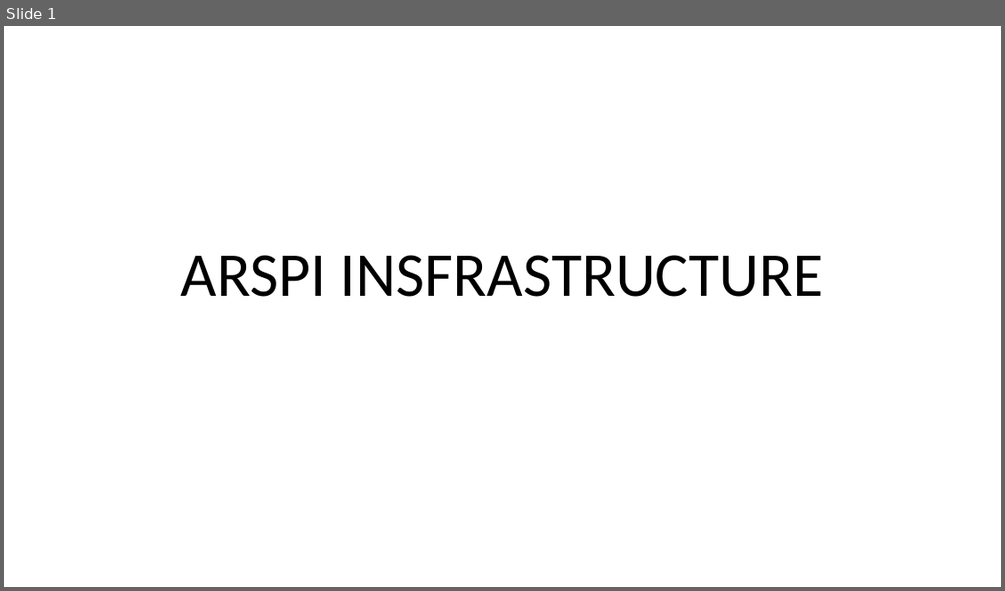
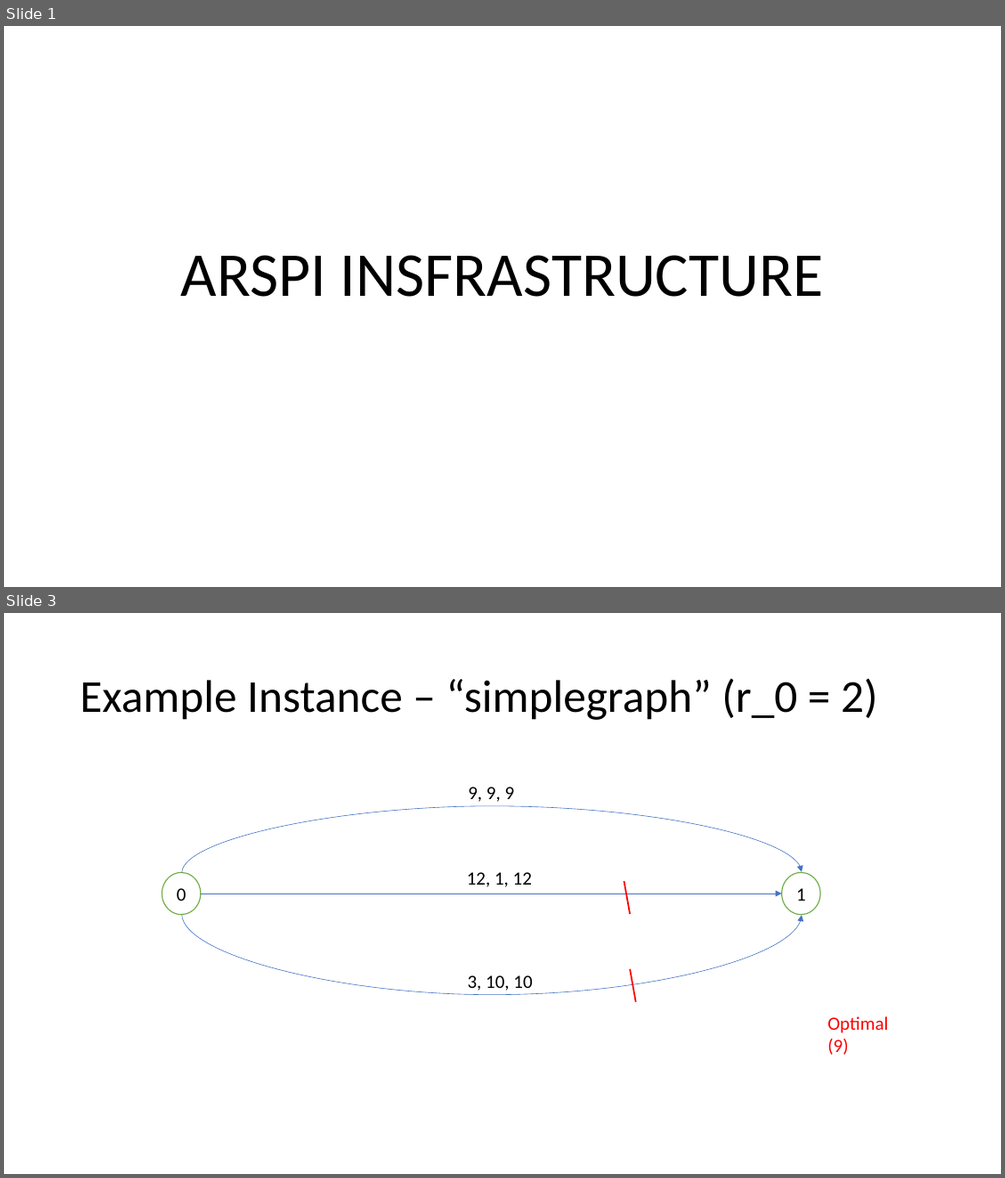
Before and after one commit to lucawrabetz/ARSPI, a slide deck: arspi_infrastructure.pptx. Shown one above the other, each under a label of ours: slide 1 before the commit, slides 1 and 3 after it; the slides between them are not shown. The pictures are 1005x591 and 1005x1178 pixels, drawn with LibreOffice and Linux fonts; fonts in the diff are those of the drawing. Boxes give left, top, right and bottom in pixels: in the first picture for what was removed or moved away, otherwise in the second. Text is boxed around its words. In the diff, an @@ line names an element or a change of style, - is before the commit and + after.

Commit message:
added simplegraph1.txt, simple equivalent version, MIP still working

```diff
--- a/arspi_infrastructure.pptx
+++ b/arspi_infrastructure.pptx
@@ slide 3 added at (4, 613, 1001, 1174), background #FFFFFF @@
@@ title added at (80, 678, 878, 720), 44 pt, text #000000 @@
+Example Instance – “simplegraph” (r_0 = 2)
@@ text added at (468, 787, 515, 802), 18 pt, text #000000 @@
+9, 9, 9
@@ curved arrow added from (182, 873) to (802, 872), #4472C4 0.5 pt @@
@@ ellipse added at (162, 873, 201, 915), fill #FFFFFF, outline #70AD47 1 pt, 18 pt, text #000000 @@
+0
@@ text added at (467, 872, 532, 887), 18 pt, text #000000 @@
+12, 1, 12
@@ ellipse added at (782, 873, 821, 915), fill #FFFFFF, outline #70AD47 1 pt, 18 pt, text #000000 @@
+1
@@ arrow added from (201, 893) to (782, 893), #4472C4 0.5 pt @@
@@ line added from (624, 881) to (630, 914), #FF0000 1.5 pt @@
@@ curved arrow added from (182, 914) to (802, 915), #4472C4 0.5 pt @@
@@ text added at (468, 975, 532, 994), 18 pt, text #000000 @@
+3, 10, 10
@@ line added from (630, 969) to (636, 1002), #FF0000 1.5 pt @@
@@ text added at (827, 1016, 888, 1054), 18 pt, text #FF0000 @@
+Optimal (9)
```
Also in this commit, not shown: 1 other slide added, 1 slide removed, 7 other files.
